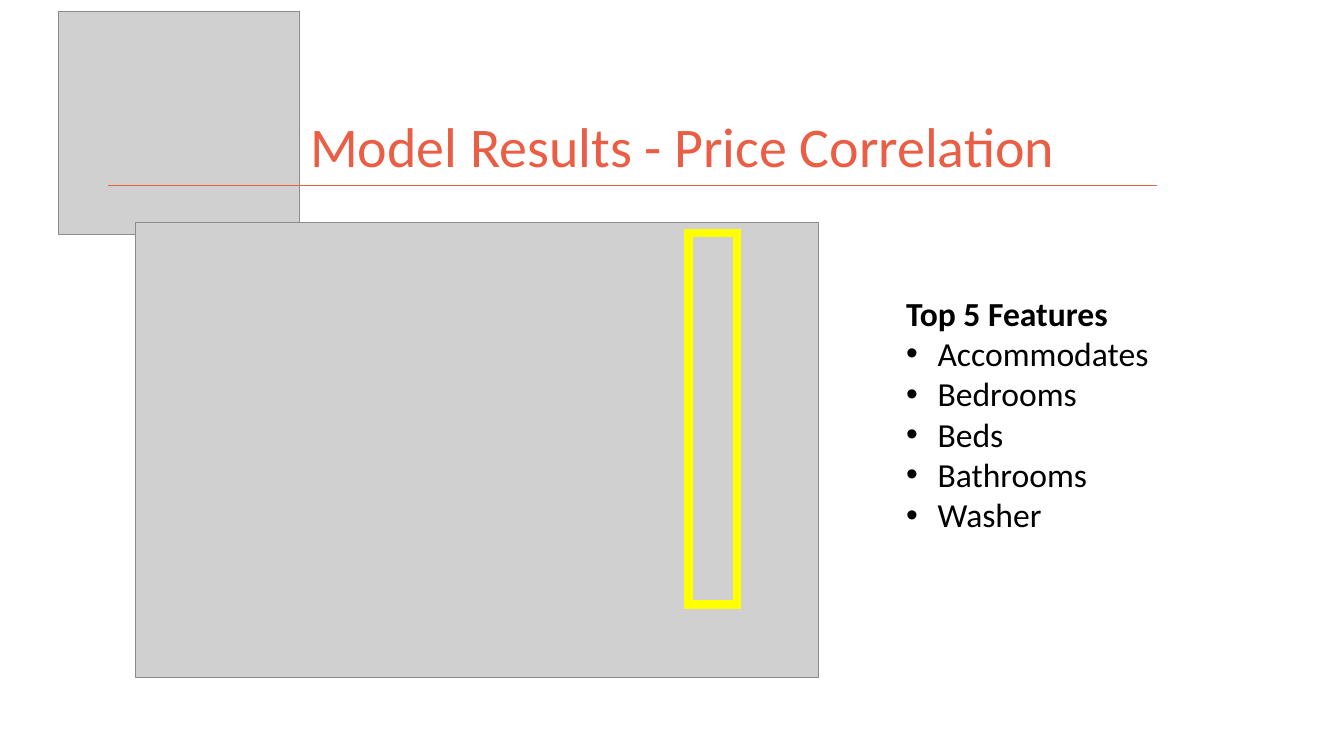
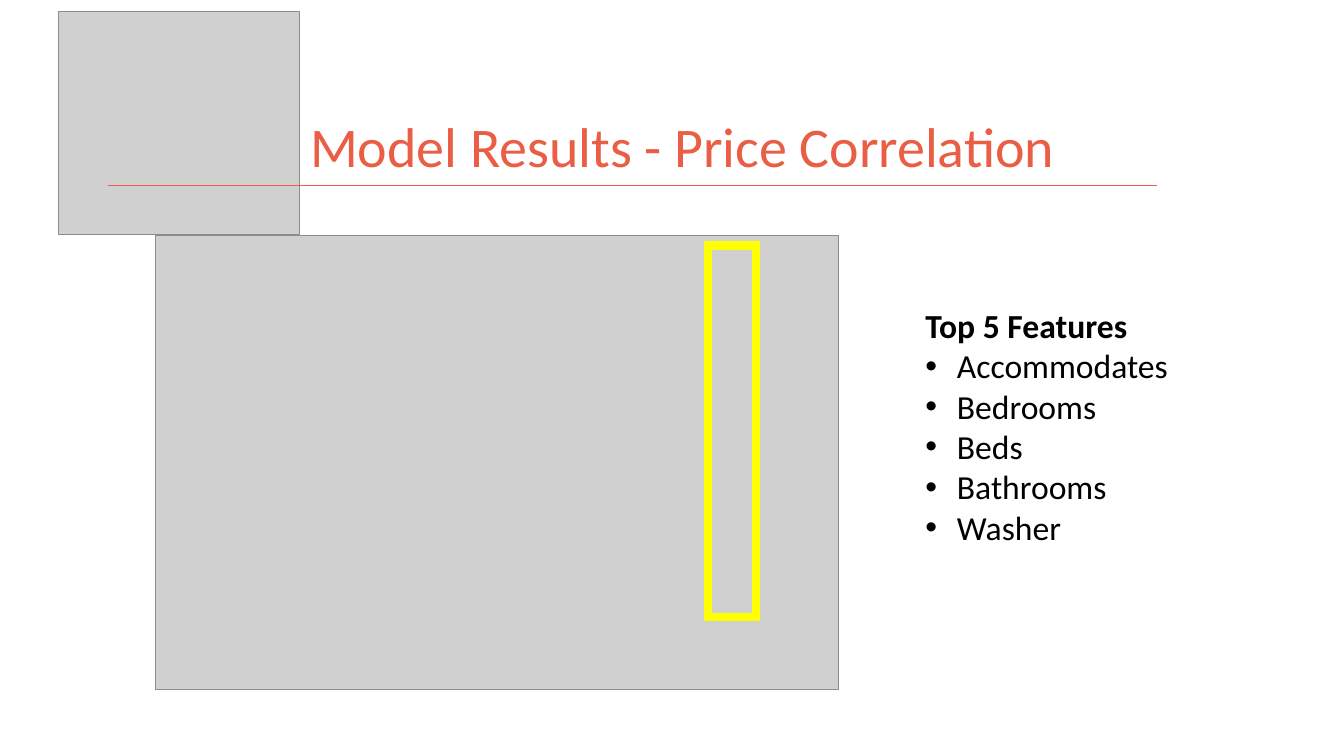
Before and after one commit to kman4/AirbnbPredictions, a slide deck: slide 16 of Airbnb Price Predictions (Model).pptx. Drawn at 1344x756 pixels with LibreOffice and Linux fonts; fonts in the diff are those of the drawing; grey boxes stand for pictures. Boxes give left, top, right and bottom in pixels: in the first picture for what was removed or moved away, otherwise in the second. Text is boxed around its words. In the diff, an @@ line names an element or a change of style, - is before the commit and + after.

```diff
--- a/Airbnb Price Predictions (Model).pptx
+++ b/Airbnb Price Predictions (Model).pptx
@@ picture: place and size @@
-picture at (136, 223, 820, 678)
+picture at (155, 235, 839, 690)
@@ rectangle: place and size @@
-rectangle at (689, 233, 737, 604)
+rectangle at (708, 245, 756, 616)
@@ text "Top 5 Features": place and size @@
-text "Top 5 Features" at (906, 304, 1149, 528)
+text "Top 5 Features" at (925, 316, 1168, 541)
```
Also in this commit, not shown: 4 other slides changed, 2 other files.
